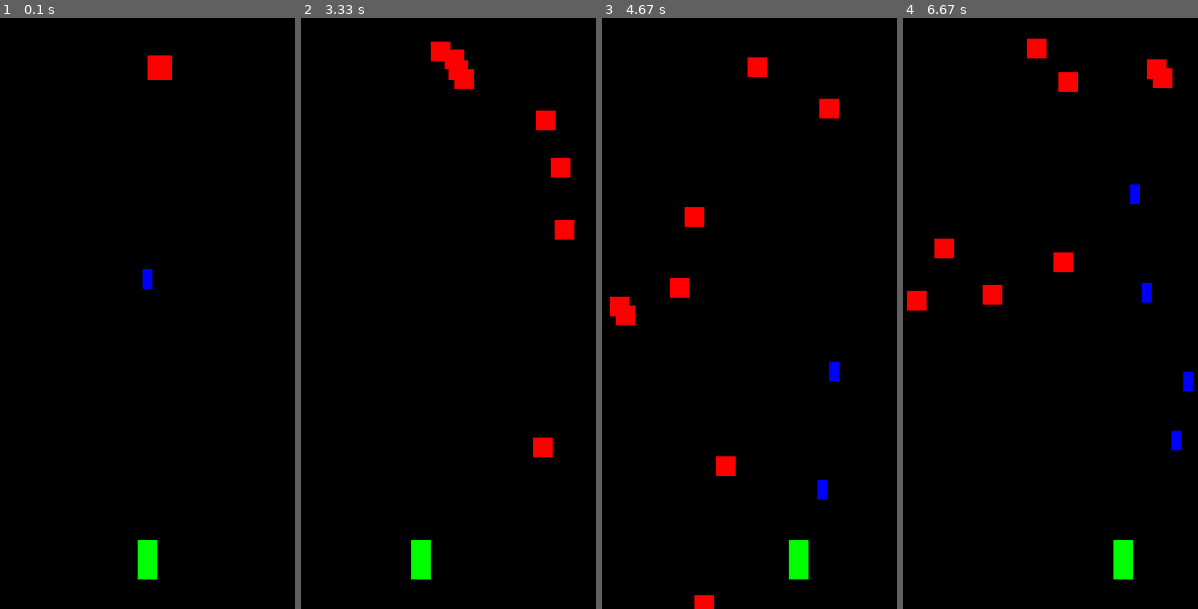
Above: before the commit, frames 1-4 (left to right).
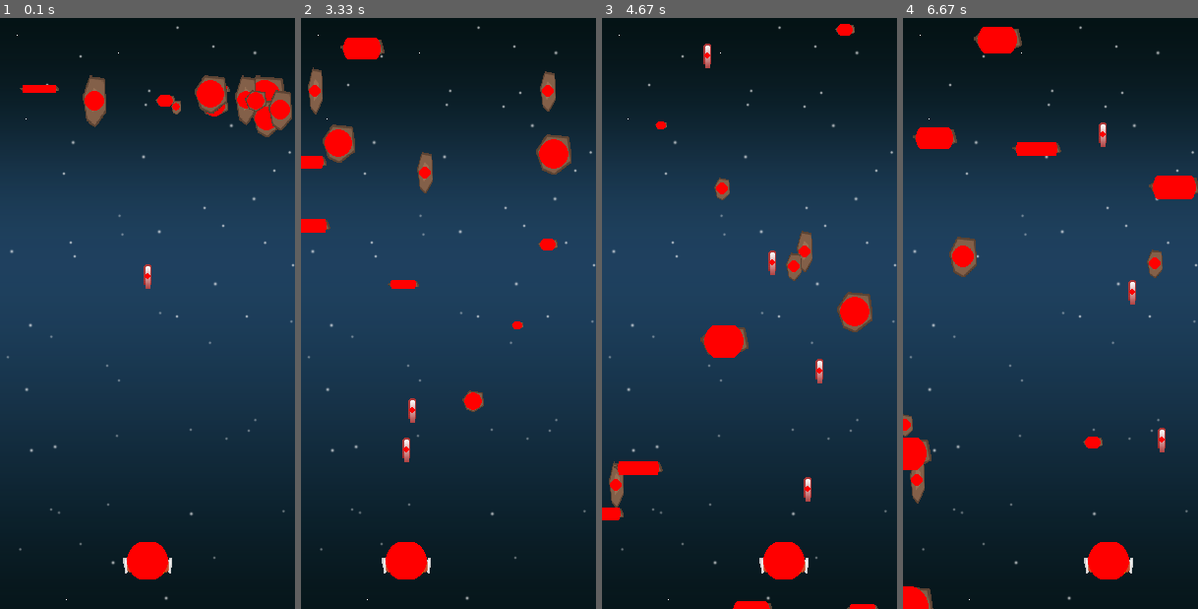
Above: after the commit, the same moments.

Repository: lispalding/pygame__shmup1
Game: pygame game, started from main.py
Two runs of this game, one before a commit and one after it. Both use one fixed random seed, a clock stepped at 60 frames per second and the inputs below.
Inputs:
- Up to frame 1 (0.1 s): no input
- Up to frame 2 (3.33 s): hold Right 0.33-0.8 s; hold Up 0.83-1.13 s; tap Space at 0.9, 1.23, 1.53, 1.73, 2.03, 2.3, 2.63, 2.93, 3.07 s; hold Right 1.17-1.63 s; hold Left 1.67-2.2 s; hold Down 2.23-2.53 s; hold Left 2.57-2.97 s; hold Up from 3 s (still down)
- Up to frame 3 (4.67 s): release Up at 3.37 s; hold Right 3.4-4.03 s; tap Space at 3.47, 3.77, 4.13, 4.53 s; hold Down 4.07-4.43 s; hold Left from 4.47 s (still down)
- Up to frame 4 (6.67 s): tap Space at 4.83, 5.03, 5.33, 5.53, 5.87, 6.17, 6.37 s; release Left at 4.93 s; hold Right 4.97-5.43 s; hold Up 5.47-5.77 s; hold Right 5.8-6.27 s; hold Left from 6.3 s (still down)

The runs differ from the first frame. In frame 1, 96% of the frame differs, in the area x 0-100%, y 1-100%; in frame 2, 96%; in frame 3, 96%; in frame 4, 96%.

Commit message:
03/16/2021 -- 2:16 PM

Diff:
--- a/main.py
+++ b/main.py
@@ -19,14 +19,32 @@
 
 WIDTH = 300
 HEIGHT = 600
+
+debugging = True
+############## !! FIN !! ###############
+
+############# !! ASSETS !! #############
+gameFolder = path.dirname(__file__)
+imageDirectory = path.join(gameFolder, "images")
 ############## !! FIN !! ###############
 
 ############# !! CLASSES !! ############
 class Player(pg.sprite.Sprite):
     def __init__(self):
         super(Player, self).__init__() # Setting the __init__ function as the super class
-        self.image = pg.Surface((20, 40)) # Setting the height and width of the player sprite
-        self.image.fill(GREEN) # Filling the sprite image a certain color
+        # self.image = pg.Surface((20, 40)) # Setting the height and width of the player sprite
+        # self.image.fill(GREEN) # Filling the sprite image a certain color
+
+        # Creating the player image:
+        self.image = playerImage
+        self.image = pg.transform.scale(playerImage, (50, 38))
+        self.image.set_colorkey(BLACK)
+
+        # Creating a bound box around the image:
+        self.rect = self.image.get_rect()
+        self.radius = int(self.rect.width * 0.85 / 2)
+        if debugging:
+            pg.draw.circle(self.image, RED, self.rect.center, self.radius)
 
         self.rect = self.image.get_rect()
         self.rect.centerx = WIDTH/2
@@ -88,8 +106,19 @@
         super(Bullet, self).__init__()
 
         ## Creating the bullet image
-        self.image = pg.Surface((10, 20))  # Setting the height and width of the player sprite
-        self.image.fill(BLUE)  # Filling the sprite image a certain color
+        # self.image = pg.Surface((10, 20))  # Setting the height and width of the player sprite
+        # self.image.fill(BLUE)  # Filling the sprite image a certain color
+
+        # Creating the player image:
+        self.image = bulletImage
+        self.image = pg.transform.scale(bulletImage, (8, 25))
+        self.image.set_colorkey(BLACK)
+
+        # Creating a bound box around the image:
+        self.rect = self.image.get_rect()
+        self.radius = int(self.rect.width * 0.85 / 2)
+        if debugging:
+            pg.draw.circle(self.image, RED, self.rect.center, self.radius)
 
         # Positioning the bullet
         self.rect = self.image.get_rect()
@@ -107,23 +136,56 @@
 class NPC(pg.sprite.Sprite):
     def __init__(self):
         super(NPC, self).__init__()  # Setting the __init__ function as the super class
-        self.image = pg.Surface((20, 20))  # Setting the height and width of the player sprite
-        self.image.fill(RED)  # Filling the sprite image a certain color
-
-        self.rect = self.image.get_rect()
-        self.rect.centerx = WIDTH / 2
-        self.rect.bottom = (HEIGHT * .08)
-
-        self.randSpeedX = r.randrange(2,4)
-        self.randSpeedY = r.randrange(2,4)
+        # self.image = pg.Surface((20, 20))  # Setting the height and width of the player sprite
+        # self.image.fill(RED)  # Filling the sprite image a certain color
+
+        # Random width and height of image
+        self.randHeight = r.randrange(8, 55)
+        self.randWidth = r.randrange(8, 55)
+
+        # Creating the player image:
+        self.image = npcImage
+        self.image = pg.transform.scale(npcImage, (self.randWidth, self.randHeight))
+        self.image.set_colorkey(BLACK)
+
+        # Creating a bound box around the image:
+        self.rect = self.image.get_rect()
+        self.radius = int(self.rect.width * 0.85 / 2)
+        if debugging:
+            pg.draw.circle(self.image, RED, self.rect.center, self.radius)
+
+        self.rect = self.image.get_rect()
+        self.rect.x = r.randrange(WIDTH - self.rect.width)
+        self.rect.y = (HEIGHT * .08)
+
+        self.randSpeedX = r.randrange(-3,3)
+        self.randSpeedY = r.randrange(1,8)
 
         self.speedx = self.randSpeedX
         self.speedy = self.randSpeedY
+
+        self.rotation = 0
+        self.rotationSpeed = r.randint(-8, 8)
+        self.lastUpdate = pg.time.get_ticks()
+
+    def rotate(self):
+        now = pg.time.get_ticks()
+
+        if now - self.lastUpdate > 60:
+            self.lastUpdate = now
+
+            ## Rotating sprite
+            # self.image = pg.transform.rotate(self.image, self.rotationSpeed)
 
     def update(self):
         self.rect.x += self.speedx
         self.rect.y += self.speedy
 
+        if self.rect.top > HEIGHT + 10 or self.rect.left < -25 or self.rect.right > WIDTH +20:
+            self.rect.x = r.randrange(WIDTH - self.rect.width)
+            self.rect.y = r.randrange(-100, -40)
+            self.speedy = r.randrange(1, 8)
+
         ##### !! SCREEEN WRAPPING !! #####
         if self.rect.left > WIDTH:
             self.rect.left = 0
@@ -147,6 +209,22 @@
 screen = pg.display.set_mode((WIDTH, HEIGHT))
 pg.display.set_caption(title)
 clock = pg.time.Clock()
+############## !! FIN !! ###############
+
+########### !! LOAD IMAGES !! ###########
+## Loading all game graphics
+## Background ##
+background = pg.image.load(path.join(imageDirectory, "starfield.png")).convert()
+background_rect = background.get_rect()
+
+## Player Image ##
+playerImage = pg.image.load(path.join(imageDirectory, "playerShip1_orange.png")).convert()
+
+## NPC Image ##
+npcImage = pg.image.load(path.join(imageDirectory, "meteorBrown_med1.png")).convert()
+
+## Bullet Image ##
+bulletImage = pg.image.load(path.join(imageDirectory, "laserRed16.png")).convert()
 ############## !! FIN !! ###############
 
 ########## !! GAME OBJECTS !! ###########
@@ -175,10 +253,6 @@
 
 for i in npcGroup:
     allSprites.add(i)
-############## !! FIN !! ###############
-
-########### !! LOAD IMAGES !! ###########
-
 ############## !! FIN !! ###############
 
 ############ !! GAME LOOP !! ###########
@@ -250,6 +324,7 @@
 
     ### Display Changes / Render
     screen.fill(BLACK)
+    screen.blit(background, background_rect)
     allSprites.draw(screen)
 
     pg.display.flip()
Binary file added: images/laserRed16.png
Binary file added: images/meteorBrown_med1.png
Binary file added: images/playerShip1_orange.png
Binary file added: images/starfield.png
